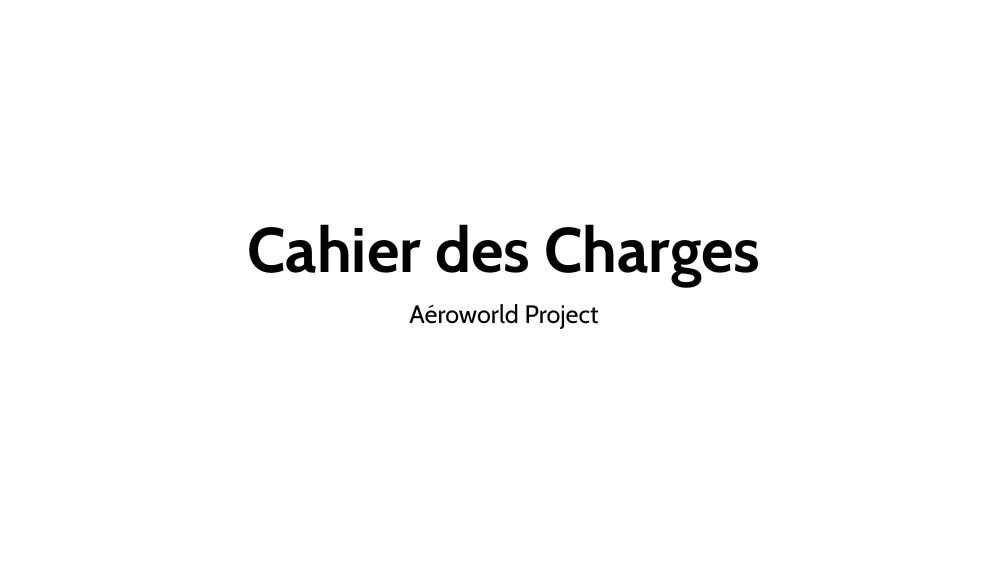
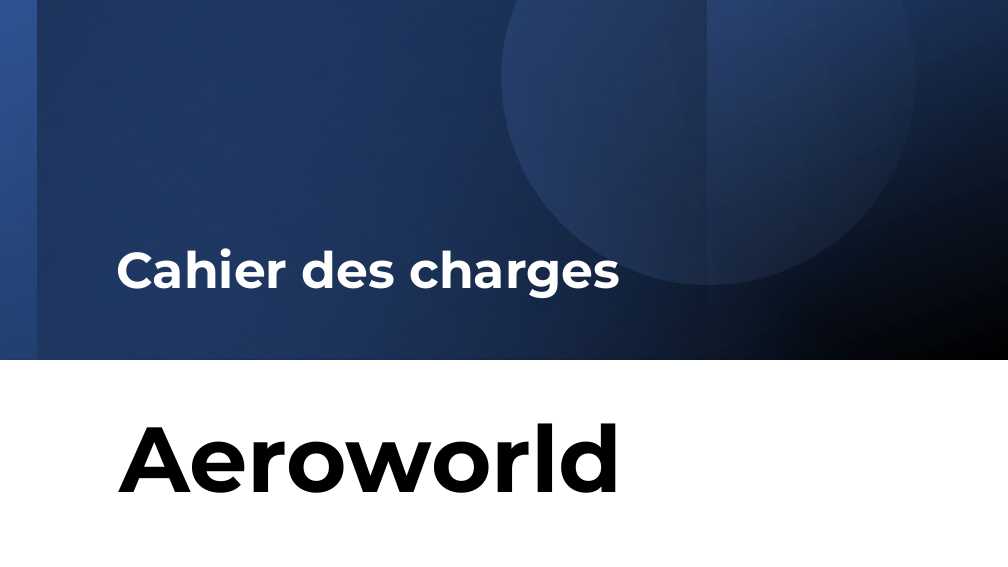
Before and after one commit to obenmaha/Download, a slide deck: slide 1 of Trame cahier des charges.pptx. Drawn at 1008x567 pixels with LibreOffice and Linux fonts; fonts in the diff are those of the drawing. Boxes give left, top, right and bottom in pixels: in the first picture for what was removed or moved away, otherwise in the second. Text is boxed around its words. In the diff, an @@ line names an element or a change of style, - is before the commit and + after.

```diff
--- a/Trame cahier des charges.pptx
+++ b/Trame cahier des charges.pptx
@@ rectangle added at (0, 0, 1008, 360), fill gradient #2F5597 to #000000 @@
@@ rectangle added at (0, 0, 1008, 360), fill gradient #4472C4 to #2F5597 @@
@@ rectangle added at (0, 0, 706, 360), fill gradient #203864 to #000000 @@
@@ rectangle added at (37, 0, 1008, 360), fill gradient #4472C4 to #000000 @@
@@ freeform shape added at (429, 0, 967, 358), fill gradient #4472C4 to #8FAADC @@
@@ title at (116, 248, 621, 298): text changed; size 60 to 48 pt; font Cabin to Montserrat; text colour #000000 to #FFFFFF @@
-Cahier des Charges
+Cahier des charges
@@ subtitle removed at (409, 304, 599, 329) @@
-Aéroworld Project
@@ subtitle added at (119, 423, 623, 493), 88 pt, text #000000, bold @@
+Aeroworld
```
Also in this commit, not shown: 6 other slides changed, 9 slides added, 2 slides removed, 1 other file.
